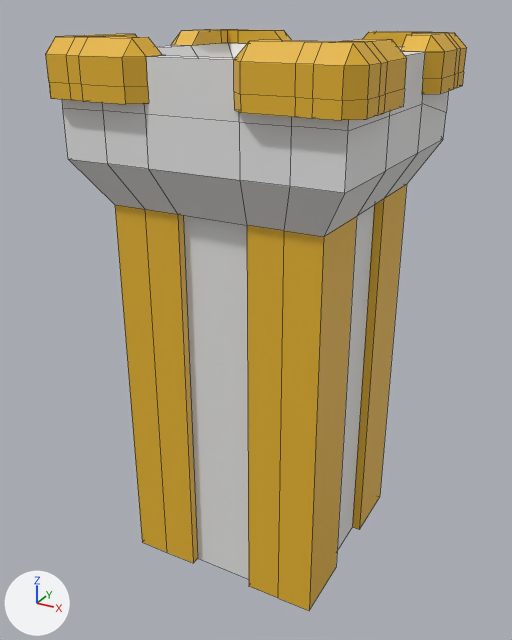
Renders of the Blender file Assets/Models/DepositBox.blend from each side of a commit.
Camera for both pictures: a 50 mm lens placed at (9.29, -19.85, 7.79), pointed at (1.58, -5.82, 0.77). Arrows for +X, +Y and +Z are at lower left; the lights stay in place. Mesh edges are drawn as thin lines.

Names of what the first picture shows: 'DepositBox'.
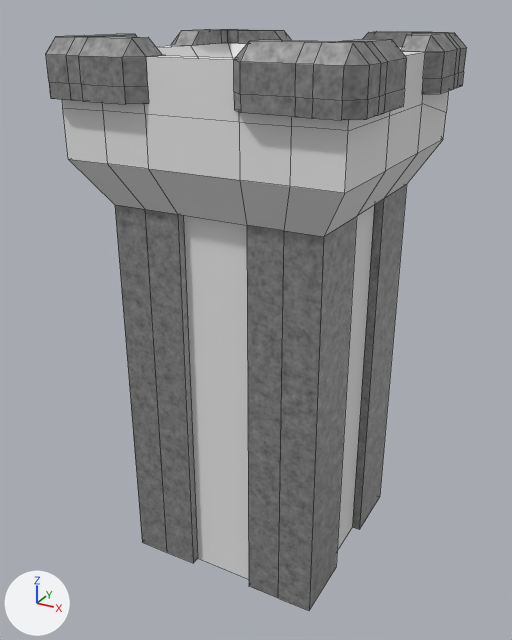
Boxes [x1, y1, x2, y2] around the edits, measured in the pictures (512 x 640 px):
'DepositBox', recoloured (yellow to grey)
    both: [46, 29, 467, 611]

The change, as a list of edits to the scene's bpy script:
```text
Add mat_newmetal2:
    mat_newmetal2 = bpy.data.materials.new('NewMetal2')
    # nodes: BsdfPrincipled, Math, OutputMaterial, TexNoise, UVMap
Change me_cube:
    where me_cube.from_pydata(...)  # 420 vertices, 368 faces; spans x -1.3..5.3, y -9.3..-1.5, z -5.0..7.3
    remove me_cube.materials.append(mat_material_003)  # yellow #e7b52d
    add me_cube.materials.append(mat_newmetal2)
```
